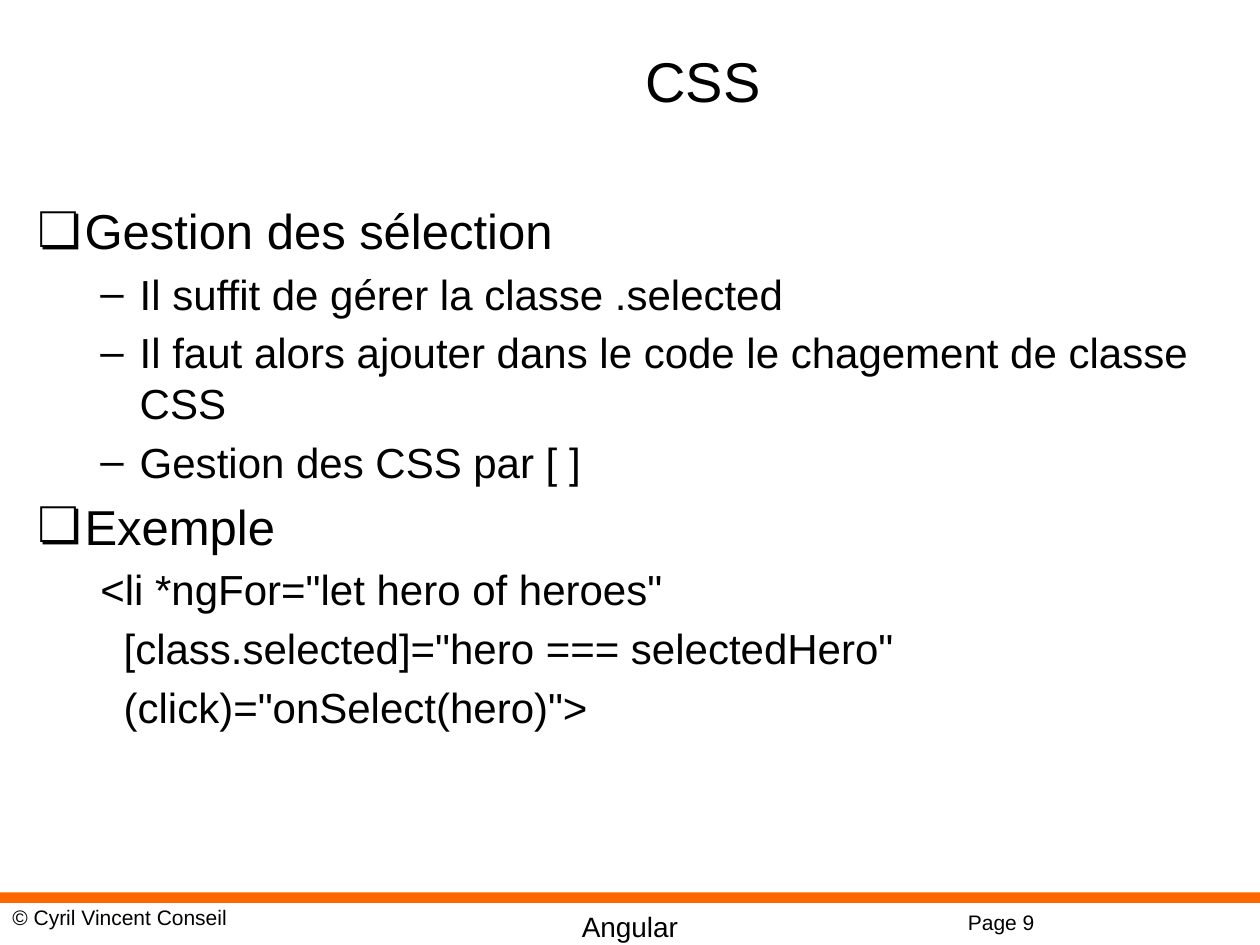
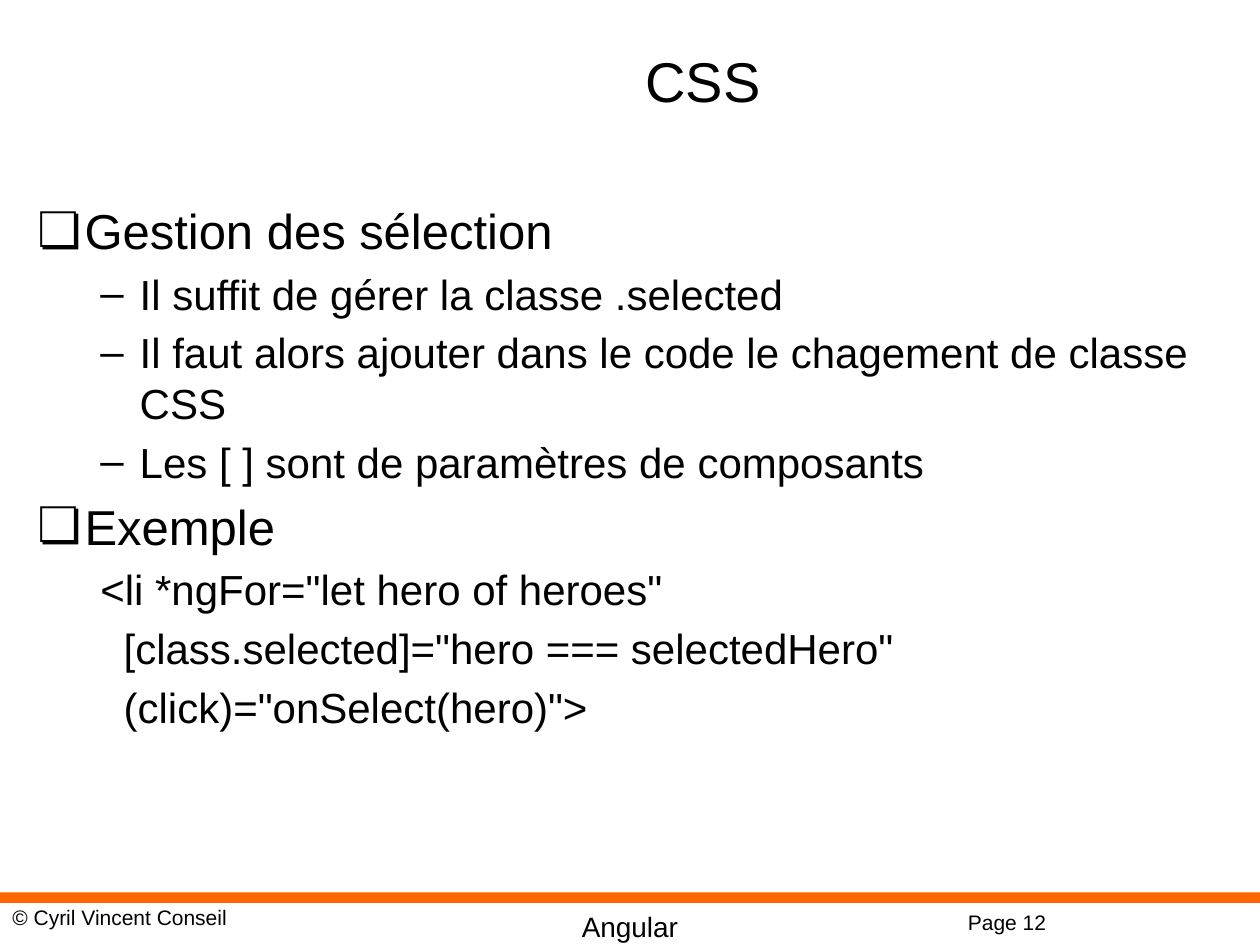
Before and after one commit to cyrilvincent/POE, a slide deck: slide 12 of ppt/angular/Angular08-Directives.pptx (slide 9 before the commit). Drawn at 1260x945 pixels with LibreOffice and Linux fonts; fonts in the diff are those of the drawing; background and template pictures are left out. Boxes give left, top, right and bottom in pixels: in the first picture for what was removed or moved away, otherwise in the second. Text is boxed around its words. In the diff, an @@ line names an element or a change of style, - is before the commit and + after.

```diff
--- a/ppt/angular/Angular08-Directives.pptx
+++ b/ppt/angular/Angular08-Directives.pptx
@@ text at <box>140,447,924,486</box>: text changed @@
-  – Gestion des CSS par [ ]
+  – Les [ ] sont de paramètres de composants
@@ page number at <box>968,915,1046,934</box>: text changed @@
-Page 9
+Page 12
```
Also in this commit, not shown: 2 other slides changed, 8 slides added, 7 other files.
